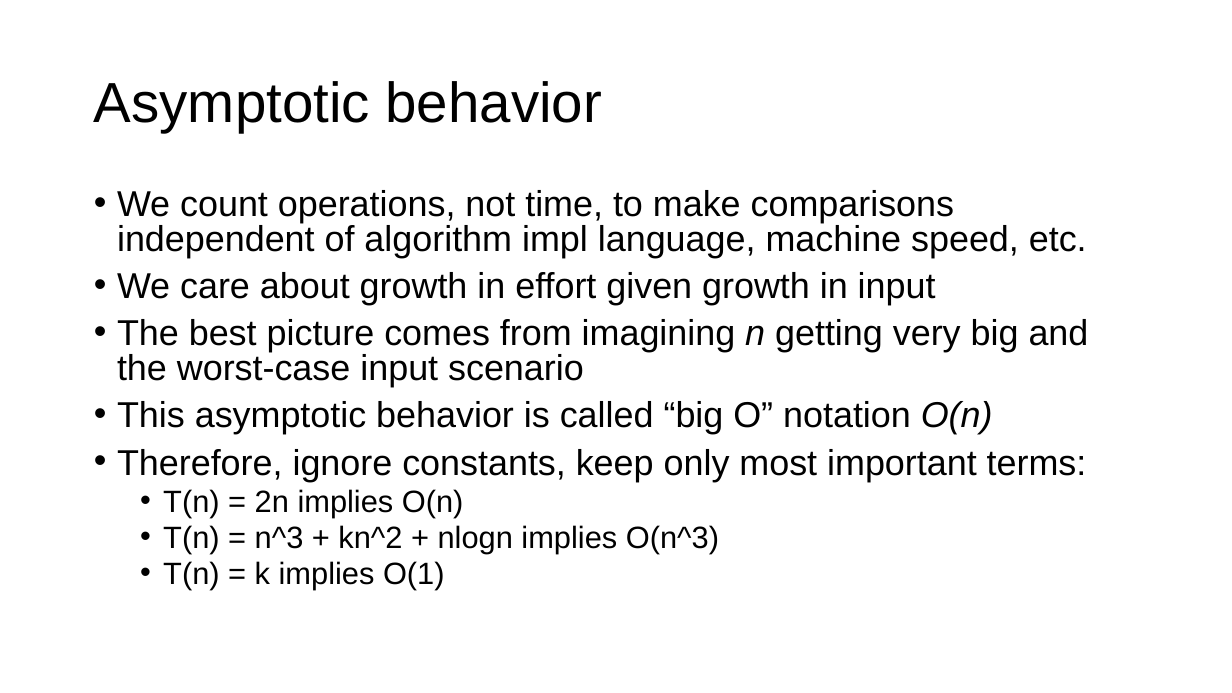
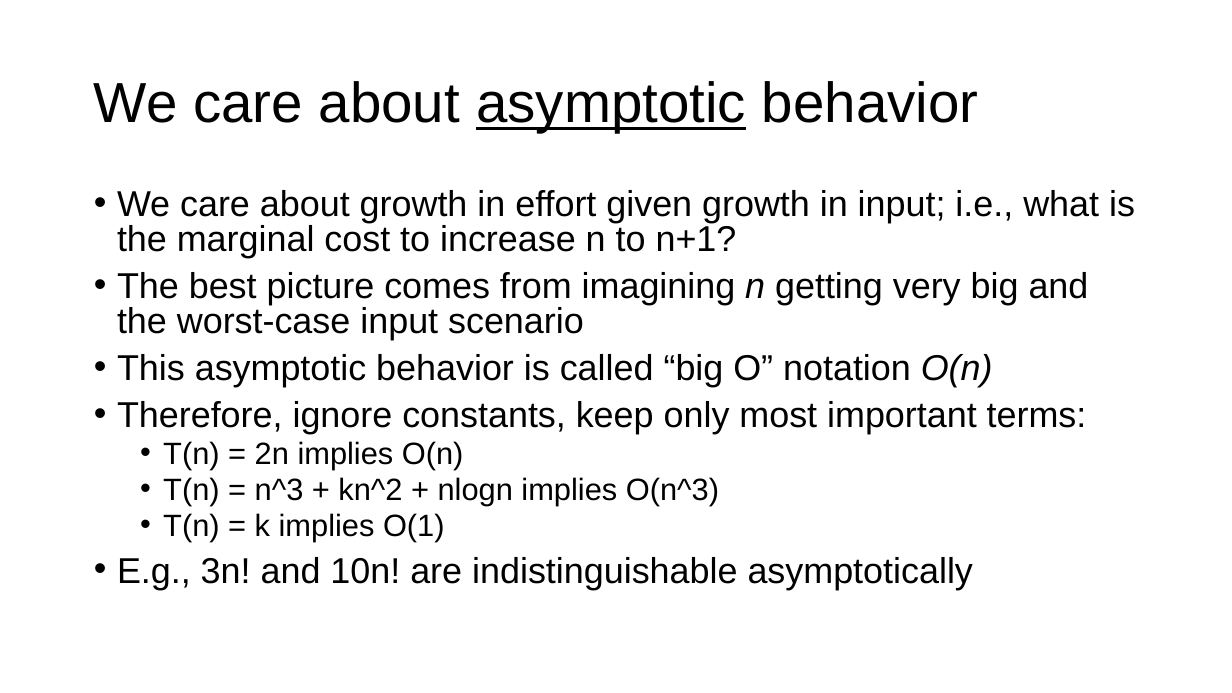
Before and after one commit to parrt/msds689, a slide deck: slide 10 of notes/complexity.pptx. Drawn at 1232x693 pixels with LibreOffice and Linux fonts; fonts in the diff are those of the drawing; background and template pictures are left out. Boxes give left, top, right and bottom in pixels: in the first picture for what was removed or moved away, otherwise in the second. Text is boxed around its words. In the diff, an @@ line names an element or a change of style, - is before the commit and + after.

```diff
--- a/notes/complexity.pptx
+++ b/notes/complexity.pptx
@@ title at (94, 81, 979, 132): text changed @@
-Asymptotic behavior
+We care about asymptotic behavior
@@ text at (117, 190, 1135, 258): text changed @@
-• We count operations, not time, to make comparisons independent of algorithm impl language, machine speed, etc.
-• We care about growth in effort given growth in input
+• We care about growth in effort given growth in input; i.e., what is the marginal cost to increase n to n+1?
@@ text at (117, 557, 973, 590): paragraph added @@
+• E.g., 3n! and 10n! are indistinguishable asymptotically
```
Also in this commit, not shown: 11 other slides changed, 3 slides added, 1 slide removed, 3 other files.
